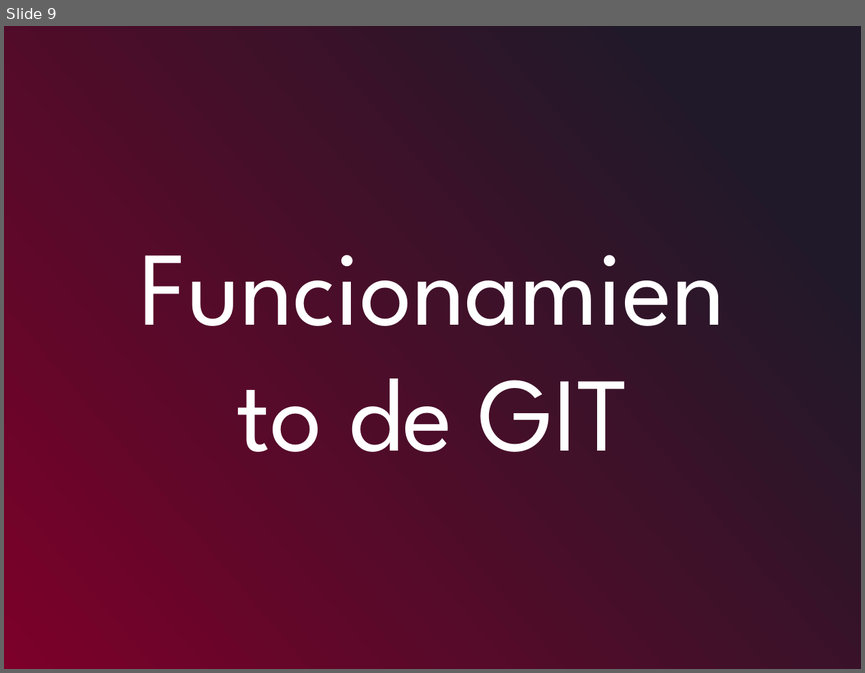
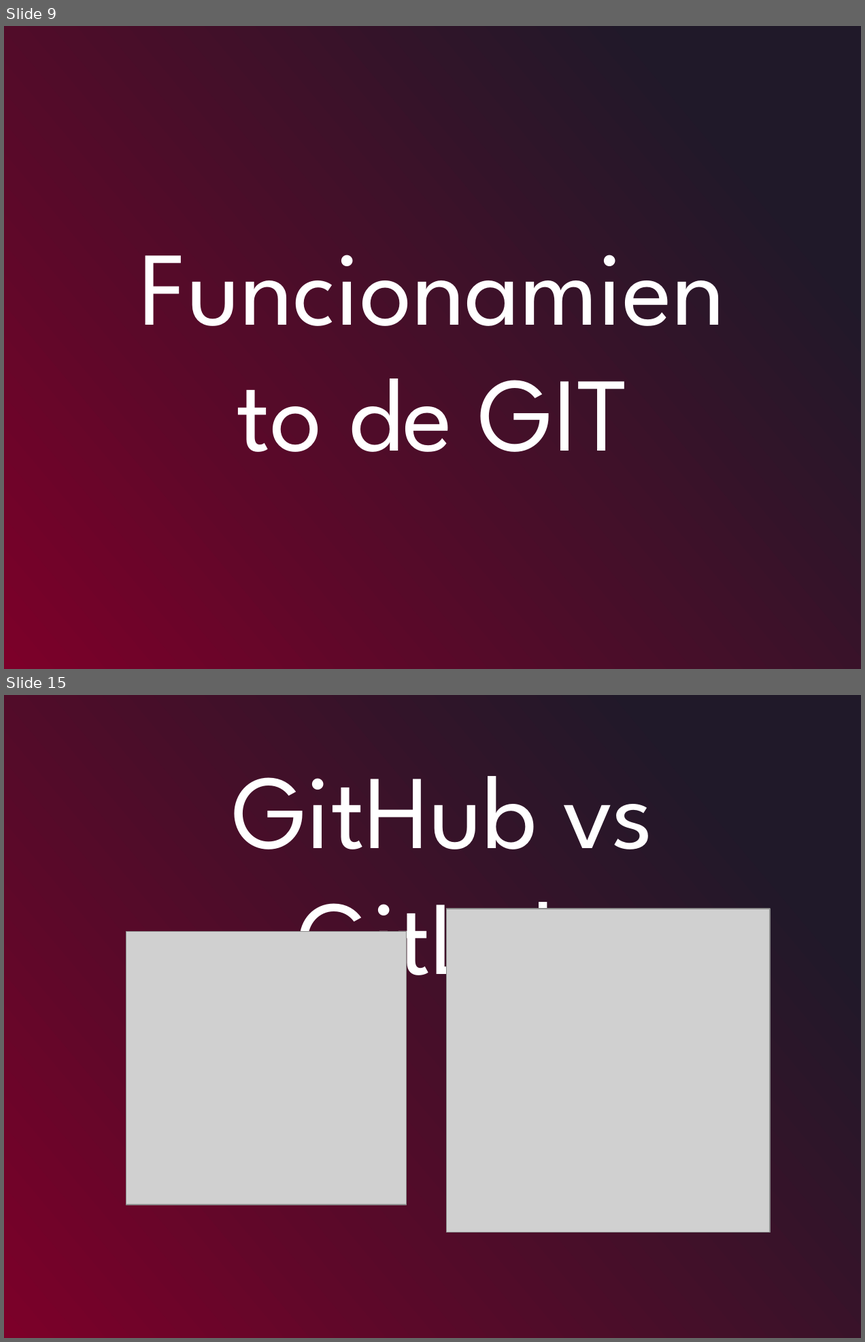
Before and after one commit to leonardotorre18/programacion_web_primer_modulo, a slide deck: contenido_curso/Programación Web - Día 2.pptx. Shown one above the other, each under a label of ours: slide 9 before the commit, slides 9 and 15 after it; the slides between them are not shown. The pictures are 865x673 and 865x1342 pixels, drawn with LibreOffice and Linux fonts; fonts in the diff are those of the drawing; grey boxes stand for pictures. Boxes give left, top, right and bottom in pixels: in the first picture for what was removed or moved away, otherwise in the second. Text is boxed around its words. In the diff, an @@ line names an element or a change of style, - is before the commit and + after.

```diff
--- a/contenido_curso/Programación Web - Día 2.pptx
+++ b/contenido_curso/Programación Web - Día 2.pptx
@@ slide 15 added at <box>4,695,861,1338</box>, background gradient #7C0029 to #201929 @@
@@ text added at <box>232,776,653,1004</box>, 88 pt, text #FFFFFF @@
+GitHub vs GitLab
@@ picture added at <box>446,909,769,1232</box> @@
@@ picture added at <box>126,932,407,1205</box> @@
```
Also in this commit, not shown: 5 other slides added, 1 slide removed.
